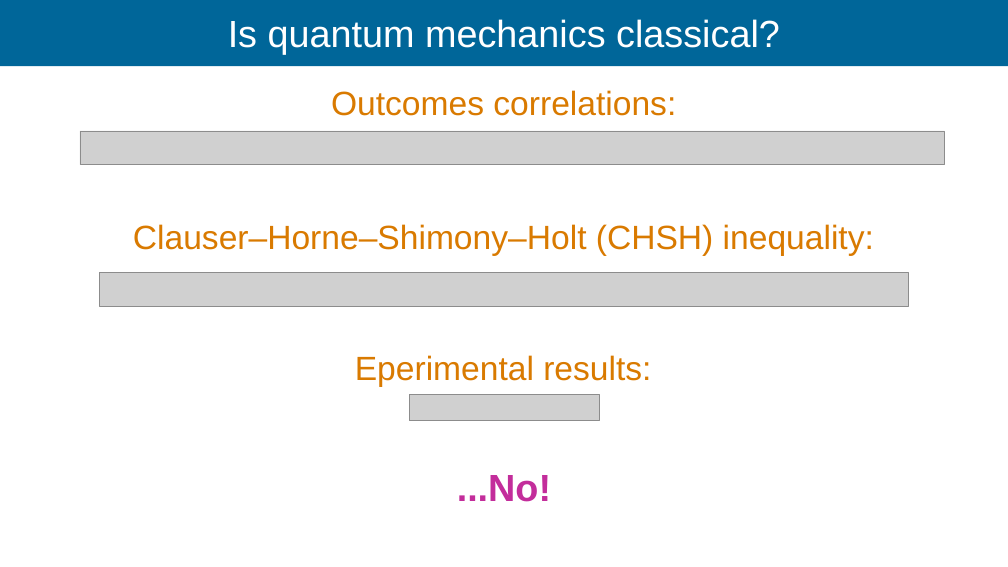
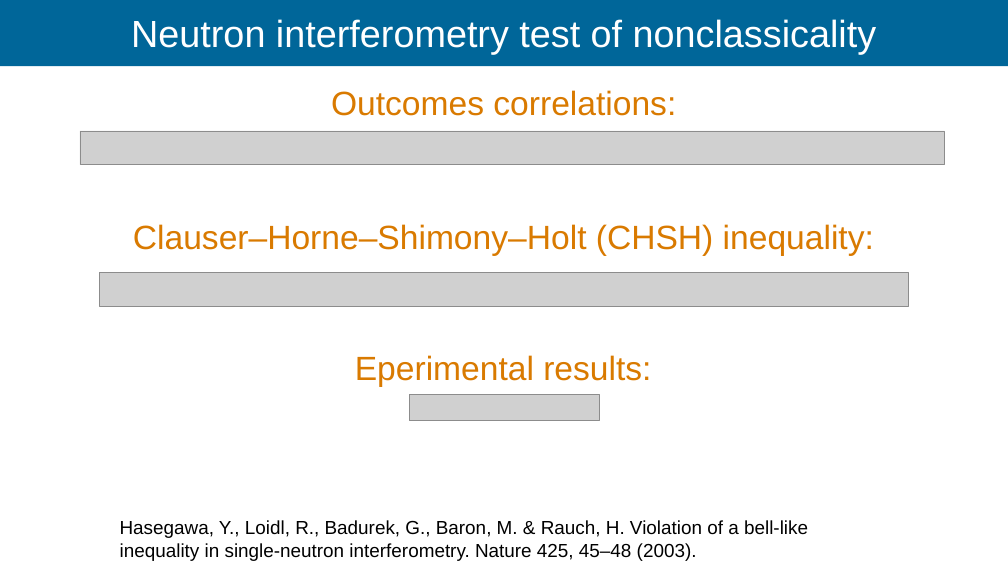
Before and after one commit to Ismaele-vincent/PhD, a slide deck: slide 65 of 2026/Talks/ILL Seminar/ILL seminar 2026 ver3.odp. Drawn at 1008x567 pixels with LibreOffice and Linux fonts; fonts in the diff are those of the drawing; grey boxes stand for pictures; background and template pictures are left out. Boxes give left, top, right and bottom in pixels: in the first picture for what was removed or moved away, otherwise in the second. Text is boxed around its words. In the diff, an @@ line names an element or a change of style, - is before the commit and + after.

```diff
--- a/2026/Talks/ILL Seminar/ILL seminar 2026 ver3.odp
+++ b/2026/Talks/ILL Seminar/ILL seminar 2026 ver3.odp
@@ title at (x1=131, y1=19, x2=877, y2=55): text changed @@
-Is quantum mechanics classical?
+Neutron interferometry test of nonclassicality
@@ text removed at (x1=457, y1=475, x2=551, y2=502) @@
-...No!
@@ text added at (x1=120, y1=520, x2=808, y2=561), 18 pt, text #000000 @@
+Hasegawa, Y., Loidl, R., Badurek, G., Baron, M. & Rauch, H. Violation of a bell-like inequality in single-neutron interferometry. Nature 425, 45–48 (2003).
```
Also in this commit, not shown: 7 other slides changed, 12 slides added, 12 slides removed, 2 other files.
